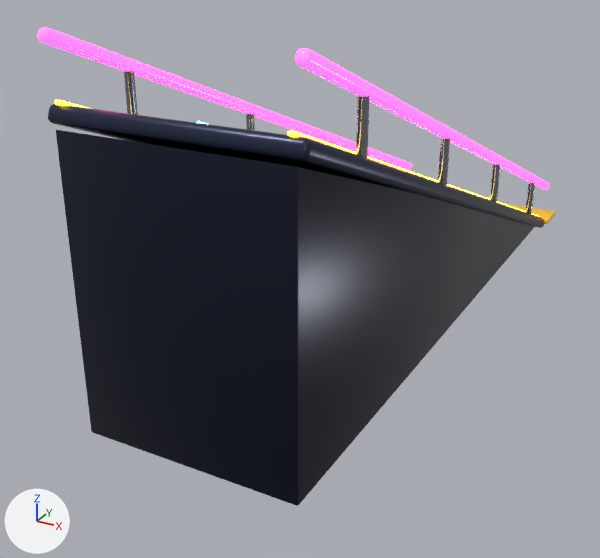
An edit to the glTF model lane-rush/art/blender/out/bl_ramp.glb, drawn before and after from the same camera.
Both versions are drawn from a camera (50 mm lens) standing at (2.86, -6.81, 3.44) and looking at (-0.46, -0.76, 0.41). Lighting does not change. The marker at lower left points along +X, +Y and +Z. The older version comes first.

In view in the first picture: 'ramp'.
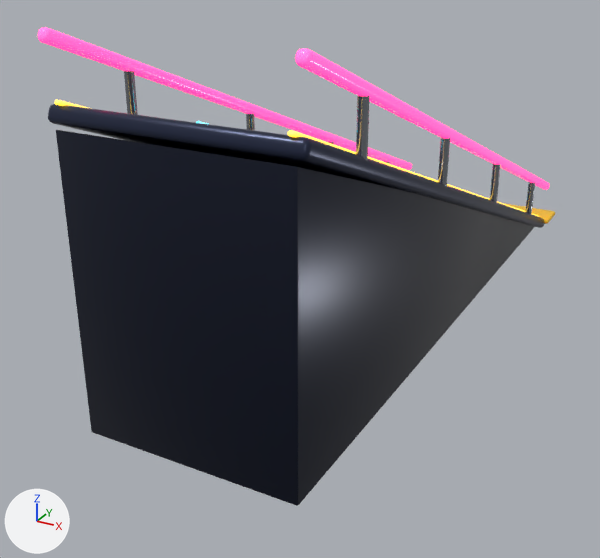
Edits to the bpy script that builds the scene:
```text
Change mat_nx_yellowg:
    where n0 = _N.new('ShaderNodeBsdfPrincipled'); n0.name = 'Principled BSDF'
    n0.inputs[28].default_value: 5.0 -> 1.6  # 'Emission Strength'
Change mat_nx_pinkg:
    where n0 = _N.new('ShaderNodeBsdfPrincipled'); n0.name = 'Principled BSDF'
    n0.inputs[28].default_value: 5.0 -> 1.6  # 'Emission Strength'
```

Where the change shows, as pixel boxes (x1, y1, x2, y2) in the pictures (600 x 558 px):
'ramp', surface changed: (38, 27, 550, 226) in both
